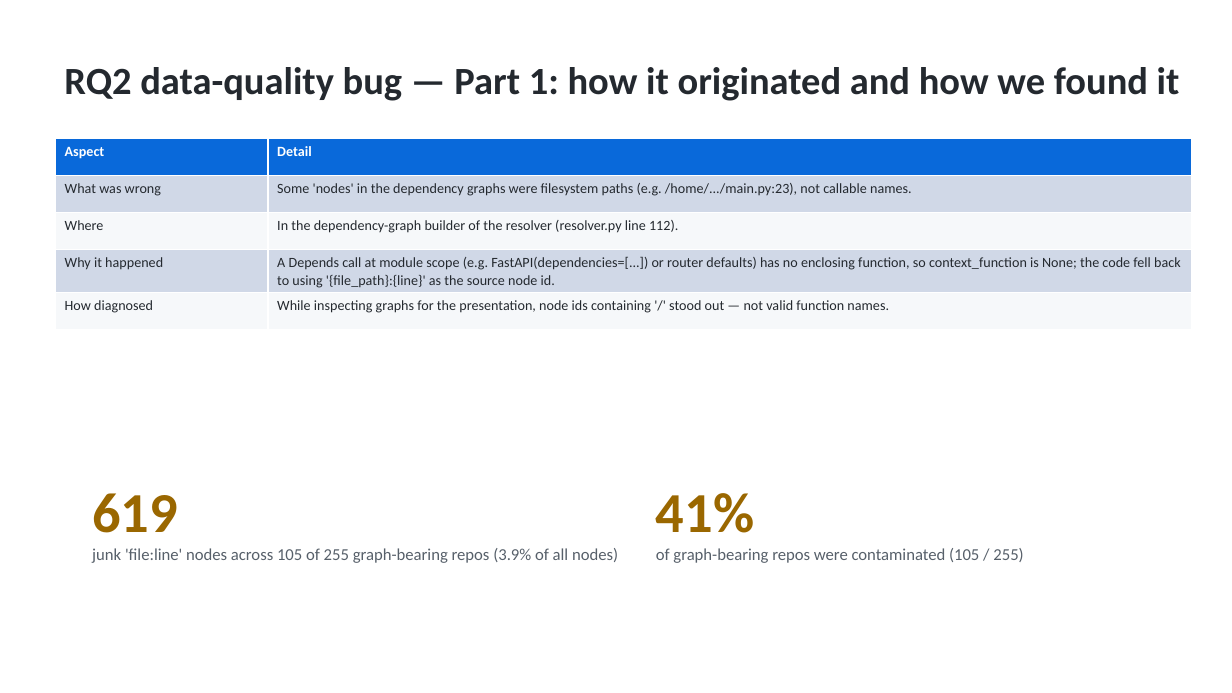
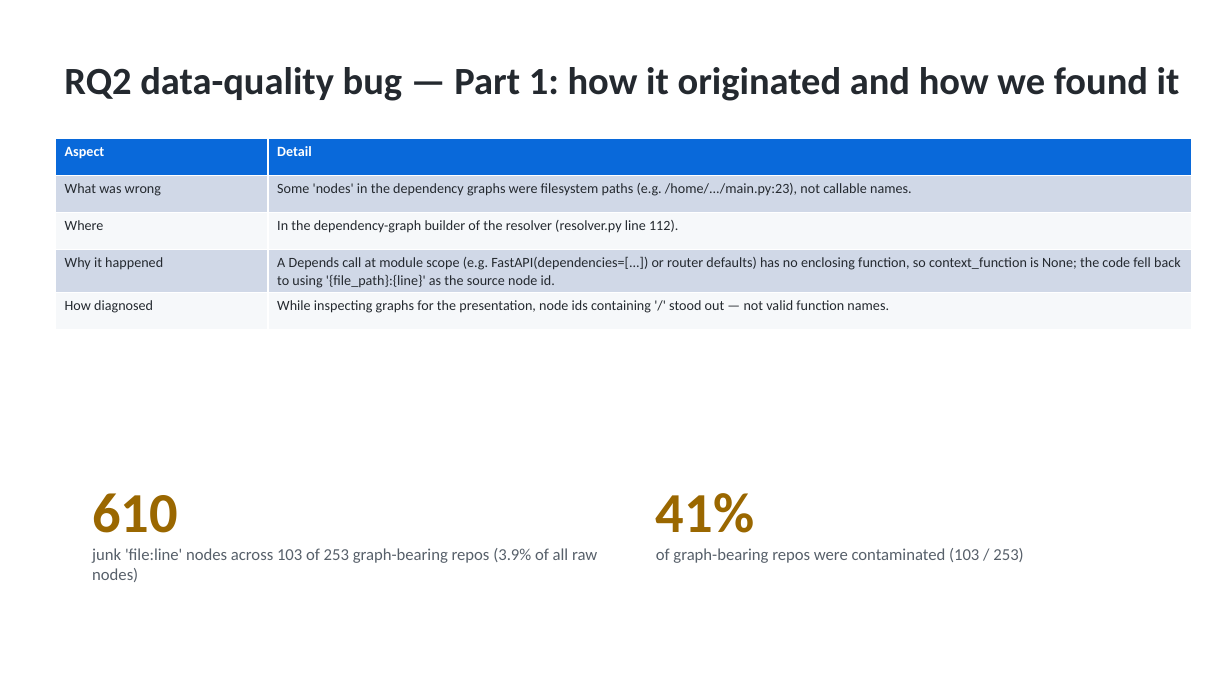
Before and after one commit to codeCrack-01/fastapi-di-empirical-study, a slide deck: slide 15 of analysis/out/fastapi_di_presentation.pptx. Drawn at 1232x693 pixels with LibreOffice and Linux fonts; fonts in the diff are those of the drawing. Boxes give left, top, right and bottom in pixels: in the first picture for what was removed or moved away, otherwise in the second. Text is boxed around its words. In the diff, an @@ line names an element or a change of style, - is before the commit and + after.

Commit message:
Expand RQ1/RQ2 from n=100 sample to full-corpus census (n=351)
aggregate.py gains --scope all and reads accepted repos from the manifest;
the deck computes multiplicity/pairings/graph/junk stats from the reports
and CSVs instead of hardcoding n=100. Regenerate analysis/out/* at the
census and update docs (result_draft, presentation_plan) to the 351-repo
figures with the seed-42 sample retained only as a documented pilot/audit.

```diff
--- a/analysis/out/fastapi_di_presentation.pptx
+++ b/analysis/out/fastapi_di_presentation.pptx
@@ text at <box>92,493,597,582</box>: text changed @@
-619
-junk 'file:line' nodes across 105 of 255 graph-bearing repos (3.9% of all nodes)
+610
+junk 'file:line' nodes across 103 of 253 graph-bearing repos (3.9% of all raw nodes)
@@ text at <box>656,548,1023,563</box>: text changed @@
-of graph-bearing repos were contaminated (105 / 255)
+of graph-bearing repos were contaminated (103 / 253)
```
Also in this commit, not shown: 8 other slides changed, 10 other files.
